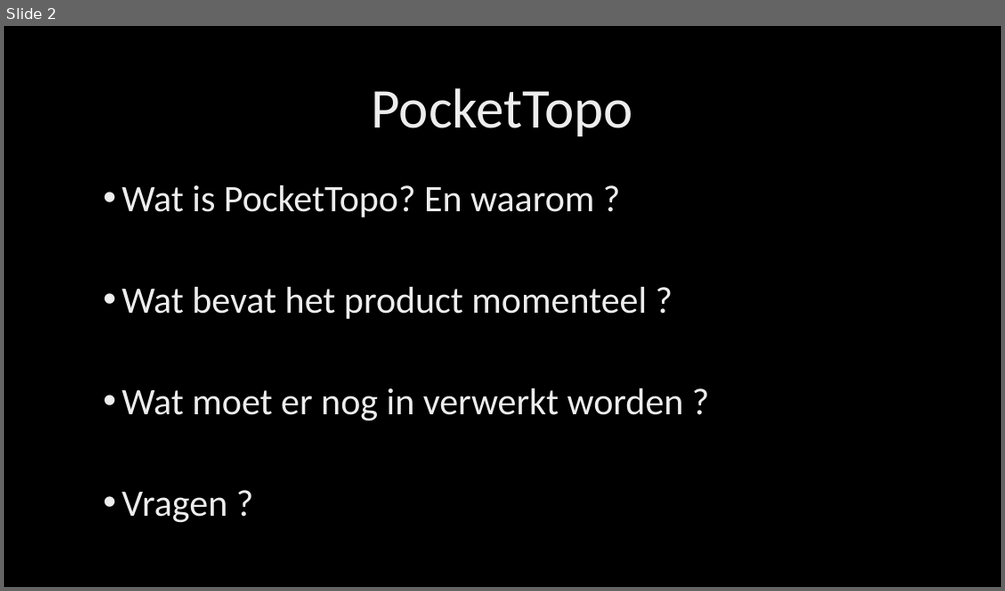
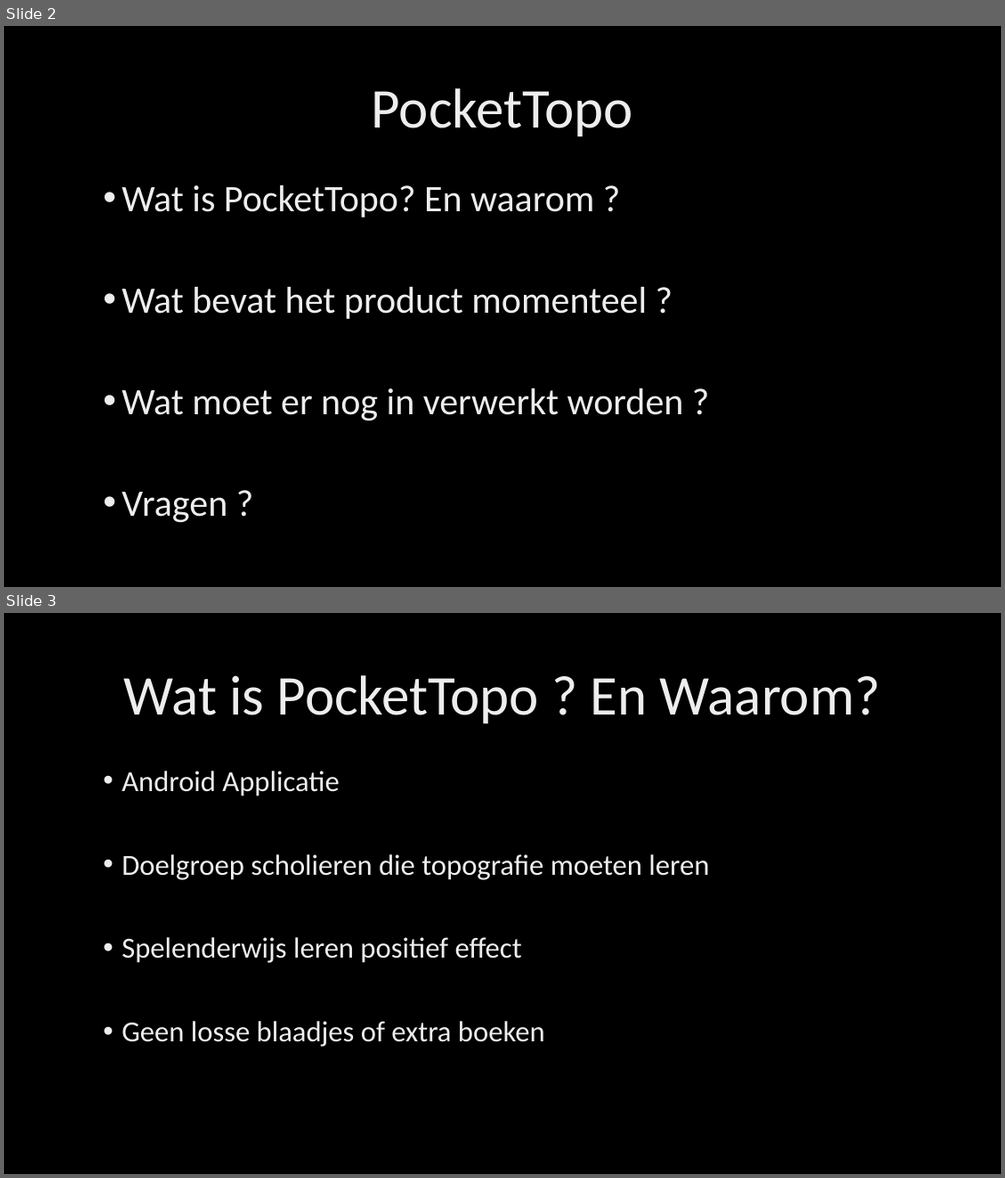
Before and after one commit to Agarwaemben/UUIntroProject, a slide deck: Drive/TussenPresentatie.pptx. Shown one above the other, each under a label of ours: slide 2 before the commit, slides 2 and 3 after it. The pictures are 1005x591 and 1005x1178 pixels, drawn with LibreOffice and Linux fonts; fonts in the diff are those of the drawing; background and template pictures are left out. Boxes give left, top, right and bottom in pixels: in the first picture for what was removed or moved away, otherwise in the second. Text is boxed around its words. In the diff, an @@ line names an element or a change of style, - is before the commit and + after.

```diff
--- a/Drive/TussenPresentatie.pptx
+++ b/Drive/TussenPresentatie.pptx
@@ slide 3 added at (x1=4, y1=613, x2=1001, y2=1174), background picture (left out) @@
@@ title added at (x1=124, y1=675, x2=881, y2=723), 54 pt, text gradient #BFBFBF to #EDEDED to #FFFFFF @@
+Wat is PocketTopo ? En Waarom?
@@ text added at (x1=121, y1=771, x2=709, y2=1046), 28 pt, text gradient #BFBFBF to #EDEDED to #FFFFFF @@
+• Android Applicatie
+• Doelgroep scholieren die topografie moeten leren
+• Spelenderwijs leren positief effect
+• Geen losse blaadjes of extra boeken
```
Also in this commit, not shown: 1 slide changed, 2 other slides added, 1 other file.
